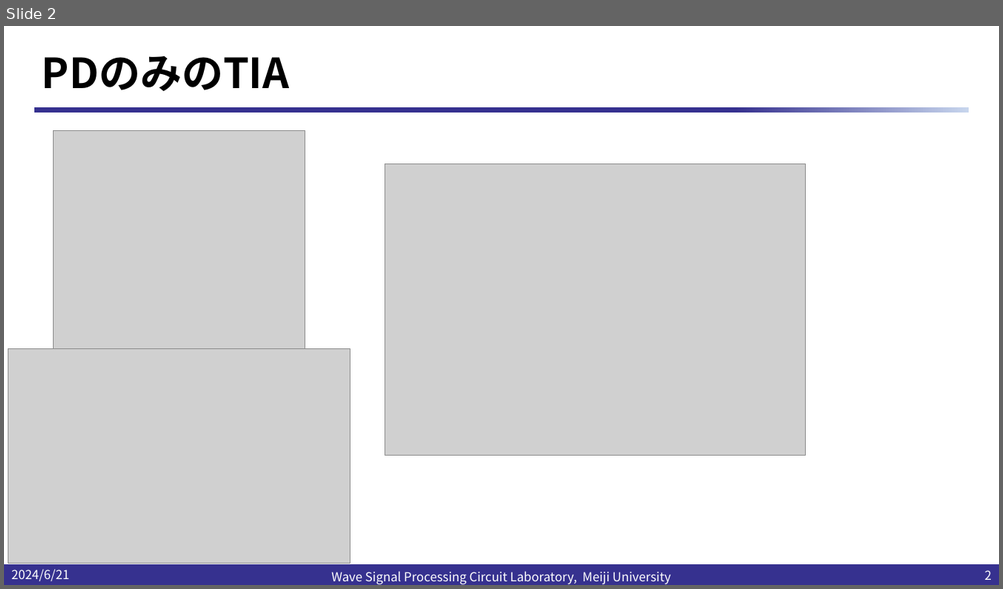
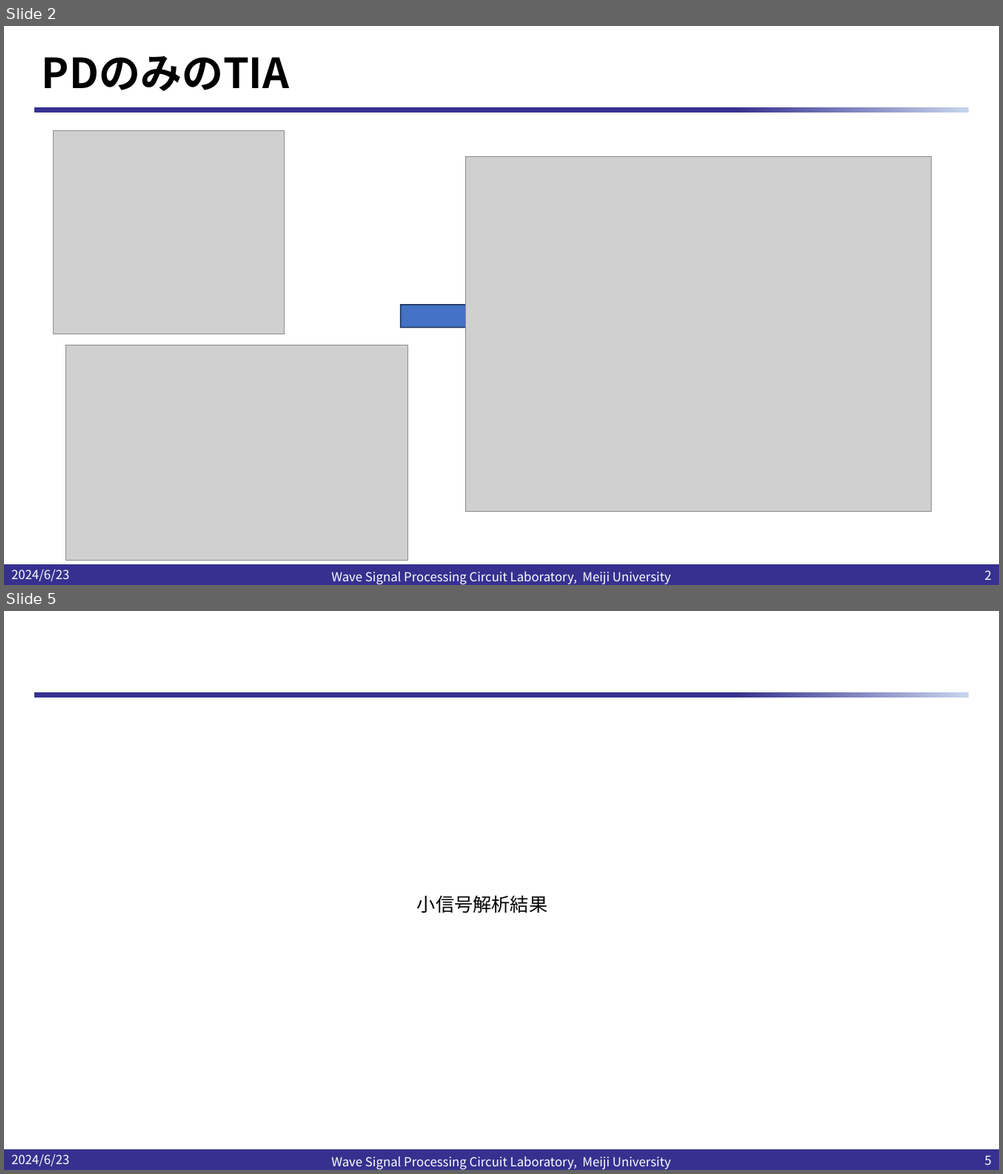
Before and after one commit to kjm-desktop10400/reserch, a slide deck: IHP_2024/20240628/プレゼンテーション2.pptx. Shown one above the other, each under a label of ours: slide 2 before the commit, slides 2 and 5 after it; the slides between them are not shown. The pictures are 1003x589 and 1003x1174 pixels, drawn with LibreOffice and Linux fonts; fonts in the diff are those of the drawing; grey boxes stand for pictures; background and template pictures are left out. Boxes give left, top, right and bottom in pixels: in the first picture for what was removed or moved away, otherwise in the second. Text is boxed around its words. In the diff, an @@ line names an element or a change of style, - is before the commit and + after.

```diff
--- a/IHP_2024/20240628/プレゼンテーション2.pptx
+++ b/IHP_2024/20240628/プレゼンテーション2.pptx
@@ slide 5 added at bbox=[4, 611, 999, 1170], background #FFFFFF; not listed: 2 template elements that a slide beside it also shows @@
@@ text added at bbox=[417, 895, 547, 913], 18 pt, text #000000 @@
+小信号解析結果
@@ text added at bbox=[11, 1154, 69, 1167], 12 pt, text #FFFFFF @@
+2024/6/23
@@ text added at bbox=[331, 1156, 671, 1170], 12 pt, text #FFFFFF @@
+Wave Signal Processing Circuit Laboratory, Meiji University
@@ page number added at bbox=[984, 1156, 991, 1165], 12 pt, text #FFFFFF @@
+5
@@ slide 2 changed as well @@
@@ picture: place and size @@
-picture at bbox=[54, 130, 305, 353]
+picture at bbox=[54, 130, 284, 334]
@@ picture: place and size @@
-picture at bbox=[385, 164, 805, 456]
+picture at bbox=[466, 156, 931, 512]
@@ right arrow added at bbox=[400, 294, 492, 339], fill #4472C4, outline #1E3256 1 pt @@
@@ picture: place and size @@
-picture at bbox=[8, 349, 350, 564]
+picture at bbox=[66, 346, 407, 560]
@@ text at bbox=[11, 569, 69, 582]: text changed @@
-2024/6/21
+2024/6/23
```
Also in this commit, not shown: 1 other slide changed, 3 other slides added, 17 other files.
